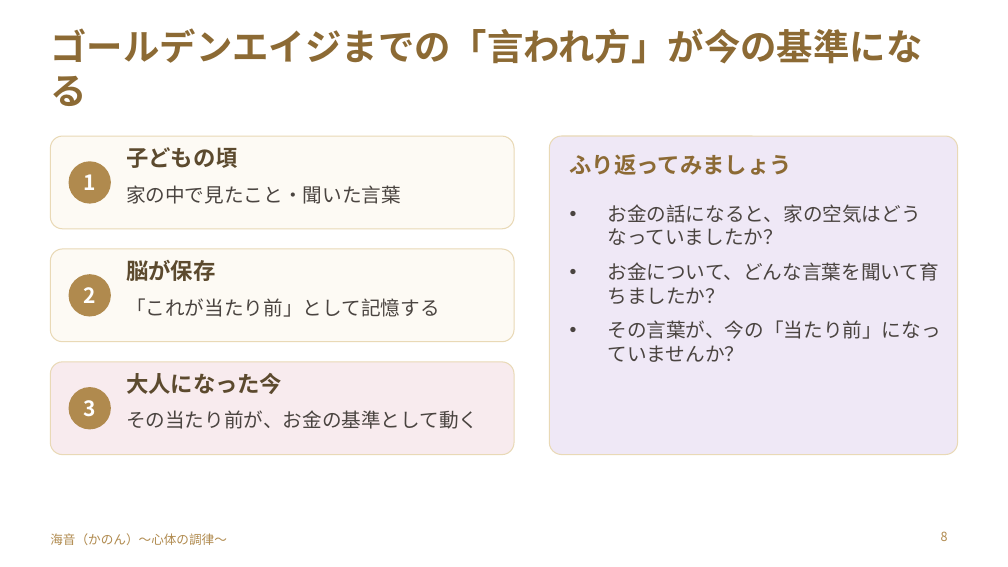
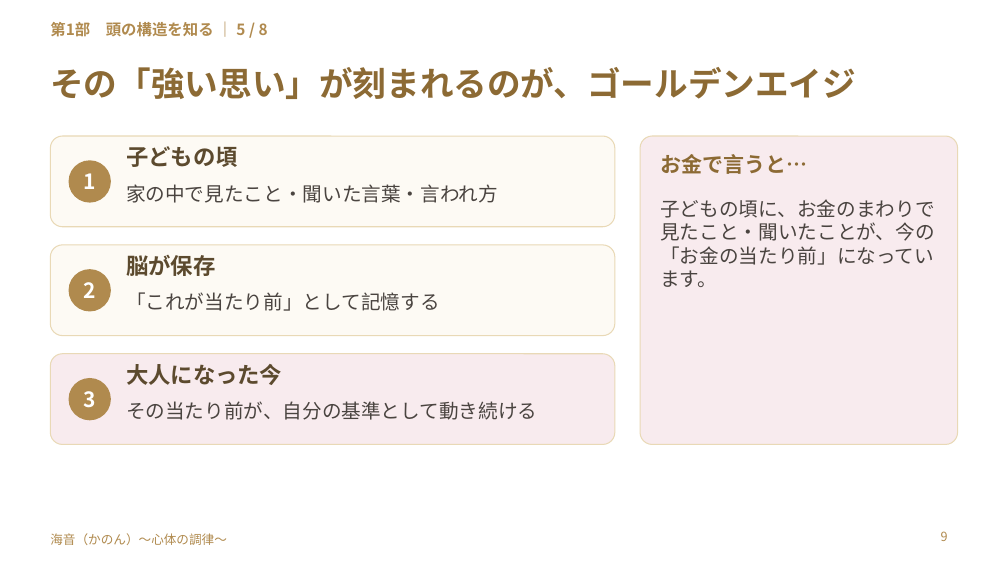
Before and after one commit to y-takahashi-cmd/MyBrain, a slide deck: slide 9 of 20_Projects/海音_心体の調律/単発/仁部あきえさん/20261028_仁部あきえさん_お金のブロック単発セッション.pptx (slide 8 before the commit). Drawn at 1008x567 pixels with LibreOffice and Linux fonts; fonts in the diff are those of the drawing. Boxes give left, top, right and bottom in pixels: in the first picture for what was removed or moved away, otherwise in the second. Text is boxed around its words. In the diff, an @@ line names an element or a change of style, - is before the commit and + after.

```diff
--- a/20_Projects/海音_心体の調律/単発/仁部あきえさん/20261028_仁部あきえさん_お金のブロック単発セッション.pptx
+++ b/20_Projects/海音_心体の調律/単発/仁部あきえさん/20261028_仁部あきえさん_お金のブロック単発セッション.pptx
@@ text added at box(50, 22, 268, 37), 11 pt, text #B08A4E, bold @@
+第1部 頭の構造を知る ｜ 5 / 8
@@ title at box(50, 67, 856, 99): text changed; size 26 to 24 pt @@
-ゴールデンエイジまでの「言われ方」が今の基準になる
+その「強い思い」が刻まれるのが、ゴールデンエイジ
@@ rounded rectangle: place and size @@
-rounded rectangle at box(50, 136, 514, 229)
+rounded rectangle at box(50, 136, 615, 227)
@@ rounded rectangle: place and size @@
-rounded rectangle at box(549, 136, 958, 455)
+rounded rectangle at box(640, 136, 958, 445)
@@ rounded rectangle at box(640, 136, 958, 445): fill #EFE8F6 to #F8EBEE; proportions changed @@
@@ text removed at box(570, 154, 792, 175) @@
-ふり返ってみましょう
@@ text added at box(660, 154, 807, 174), 15 pt, text #8C6A34, bold @@
+お金で言うと…
@@ text at box(126, 184, 498, 203): text changed @@
-家の中で見たこと・聞いた言葉
+家の中で見たこと・聞いた言葉・言われ方
@@ text at box(660, 199, 934, 287): text changed @@
-• お金の話になると、家の空気はどうなっていましたか？
-• お金について、どんな言葉を聞いて育ちましたか？
-• その言葉が、今の「当たり前」になっていませんか？
+子どもの頃に、お金のまわりで見たこと・聞いたことが、今の「お金の当たり前」になっています。
@@ rounded rectangle: place and size @@
-rounded rectangle at box(50, 249, 514, 342)
+rounded rectangle at box(50, 245, 615, 336)
@@ text "2": place and size @@
-text "2" at box(84, 287, 96, 303)
+text "2" at box(84, 282, 96, 298)
@@ ellipse: place and size @@
-ellipse at box(69, 274, 111, 317)
+ellipse at box(69, 269, 111, 311)
@@ text "脳が保存": place and size @@
-text "脳が保存" at box(126, 260, 215, 281)
+text "脳が保存" at box(126, 255, 215, 276)
@@ text "「これが当たり前」として記憶する": place and size @@
-text "「これが当たり前」として記憶する" at box(126, 298, 440, 317)
+text "「これが当たり前」として記憶する" at box(126, 292, 440, 311)
@@ proportions changed in 3 elements at box(50, 136, 615, 227), box(50, 245, 615, 336), box(50, 354, 615, 445) @@
@@ rounded rectangle: place and size @@
-rounded rectangle at box(50, 362, 514, 455)
+rounded rectangle at box(50, 354, 615, 445)
@@ text "3": place and size @@
-text "3" at box(84, 400, 96, 417)
+text "3" at box(84, 391, 96, 408)
@@ ellipse: place and size @@
-ellipse at box(69, 387, 111, 429)
+ellipse at box(69, 378, 111, 420)
@@ text "大人になった今": place and size @@
-text "大人になった今" at box(126, 373, 282, 394)
+text "大人になった今" at box(126, 364, 282, 385)
@@ text at box(126, 401, 537, 420): text changed @@
-その当たり前が、お金の基準として動く
+その当たり前が、自分の基準として動き続ける
@@ page number at box(941, 531, 948, 541): text changed @@
-8
+9
```
Also in this commit, not shown: 14 other slides changed, 25 slides added, 7 slides removed.
